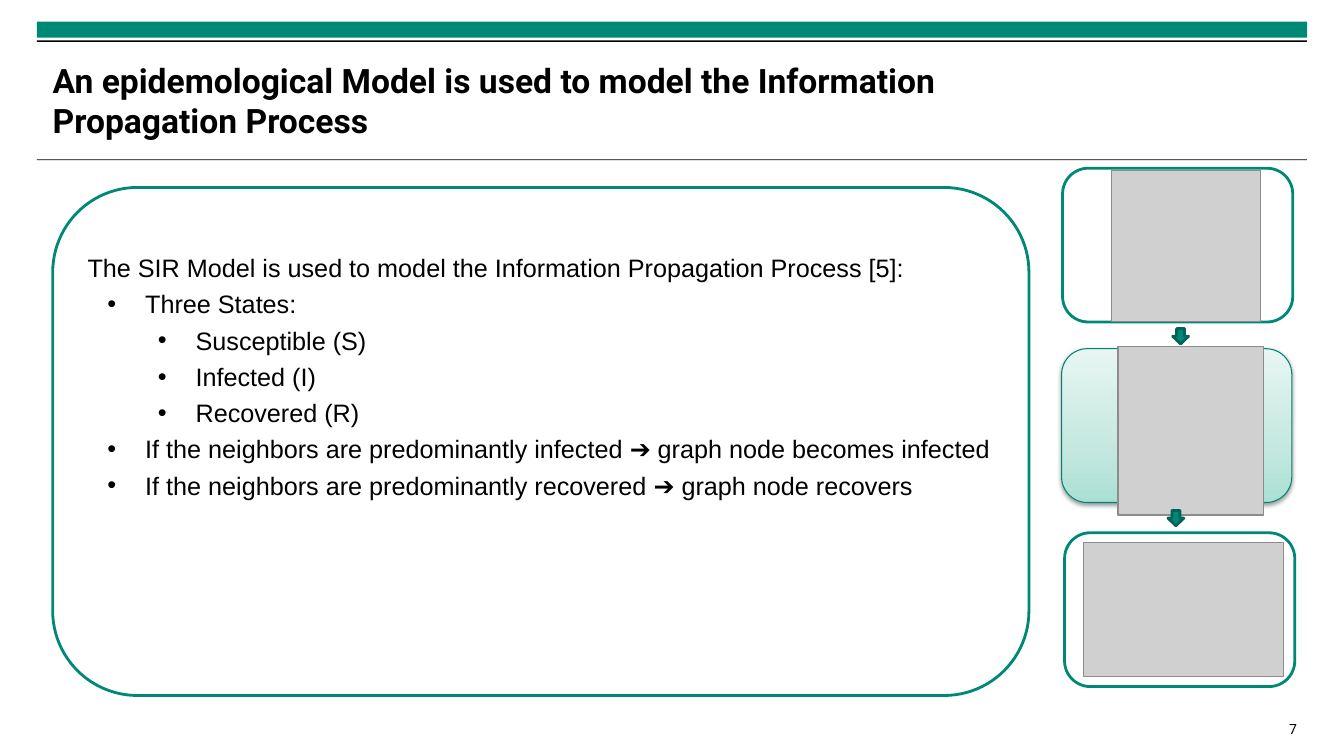
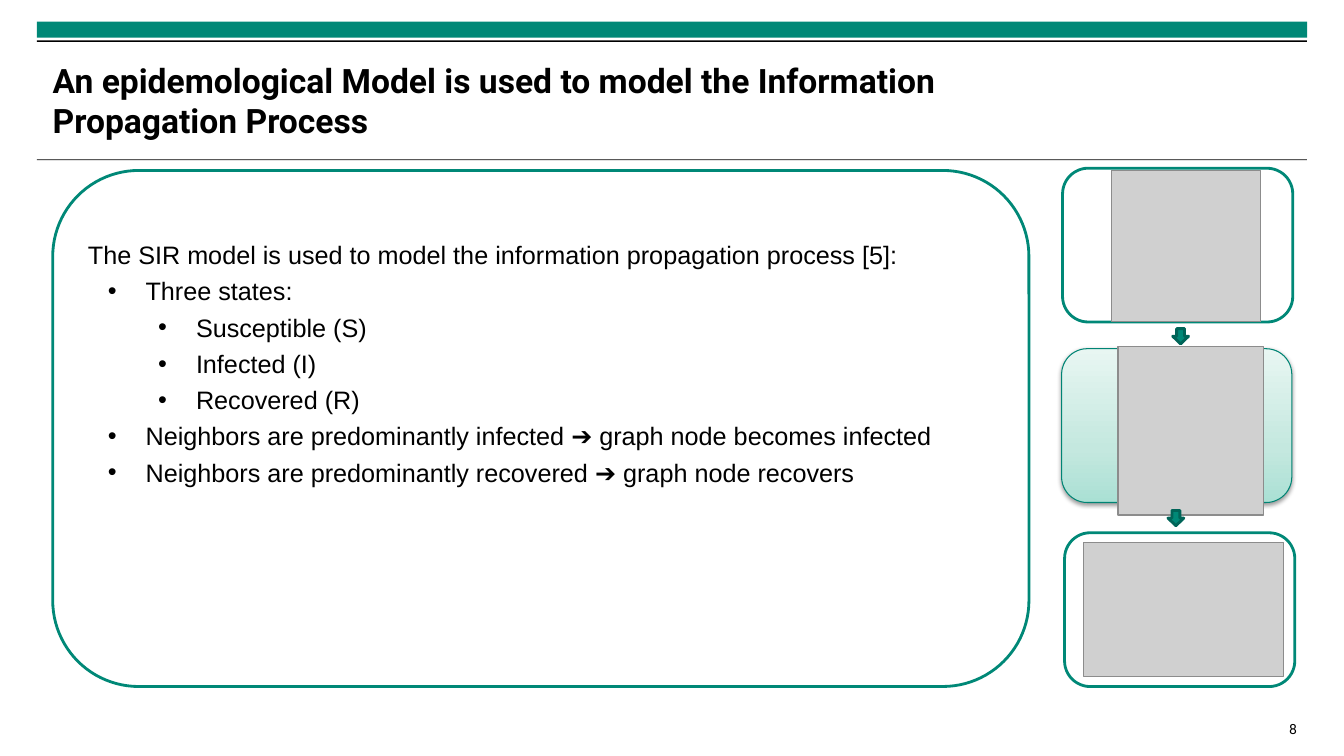
Before and after one commit to isabella-grieser/Modeling-and-Monitoring-Social-Media-Dynamics-to-predict-Electricity-Demand-Peaks, a slide deck: slide 8 of presentations/Zwischenpräsentation.pptx (slide 7 before the commit). Drawn at 1344x756 pixels with LibreOffice and Linux fonts; fonts in the diff are those of the drawing; grey boxes stand for pictures; background and template pictures are left out. Boxes give left, top, right and bottom in pixels: in the first picture for what was removed or moved away, otherwise in the second. Text is boxed around its words. In the diff, an @@ line names an element or a change of style, - is before the commit and + after.

```diff
--- a/presentations/Zwischenpräsentation.pptx
+++ b/presentations/Zwischenpräsentation.pptx
@@ rounded rectangle "The SIR model is used ...": place and size @@
-rounded rectangle "The SIR model is used ..." at [52, 188, 1029, 696]
+rounded rectangle "The SIR model is used ..." at [52, 170, 1029, 687]
@@ text in rounded rectangle at [88, 245, 897, 301]: text changed @@
-The SIR Model is used to model the Information Propagation Process [5]:
-• Three States:
+The SIR model is used to model the information propagation process [5]:
+• Three states:
@@ text in rounded rectangle at [146, 426, 931, 487]: text changed @@
-• If the neighbors are predominantly infected ➔ graph node becomes infected
-• If the neighbors are predominantly recovered ➔ graph node recovers
+• Neighbors are predominantly infected ➔ graph node becomes infected
+• Neighbors are predominantly recovered ➔ graph node recovers
@@ page number at [1289, 724, 1297, 734]: text changed @@
-7
+8
```
Also in this commit, not shown: 11 other slides changed, 1 slide added, 9 other files.
